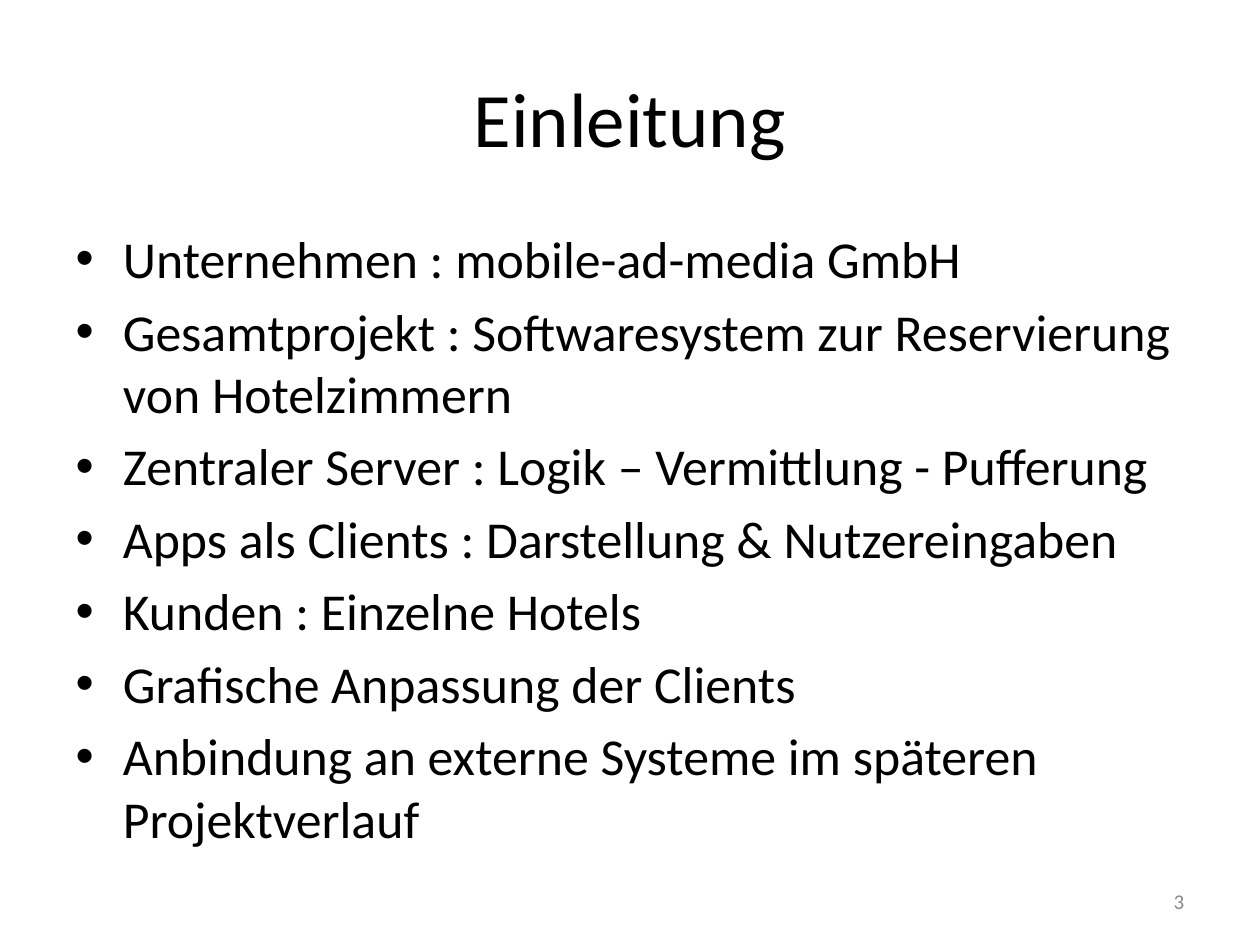
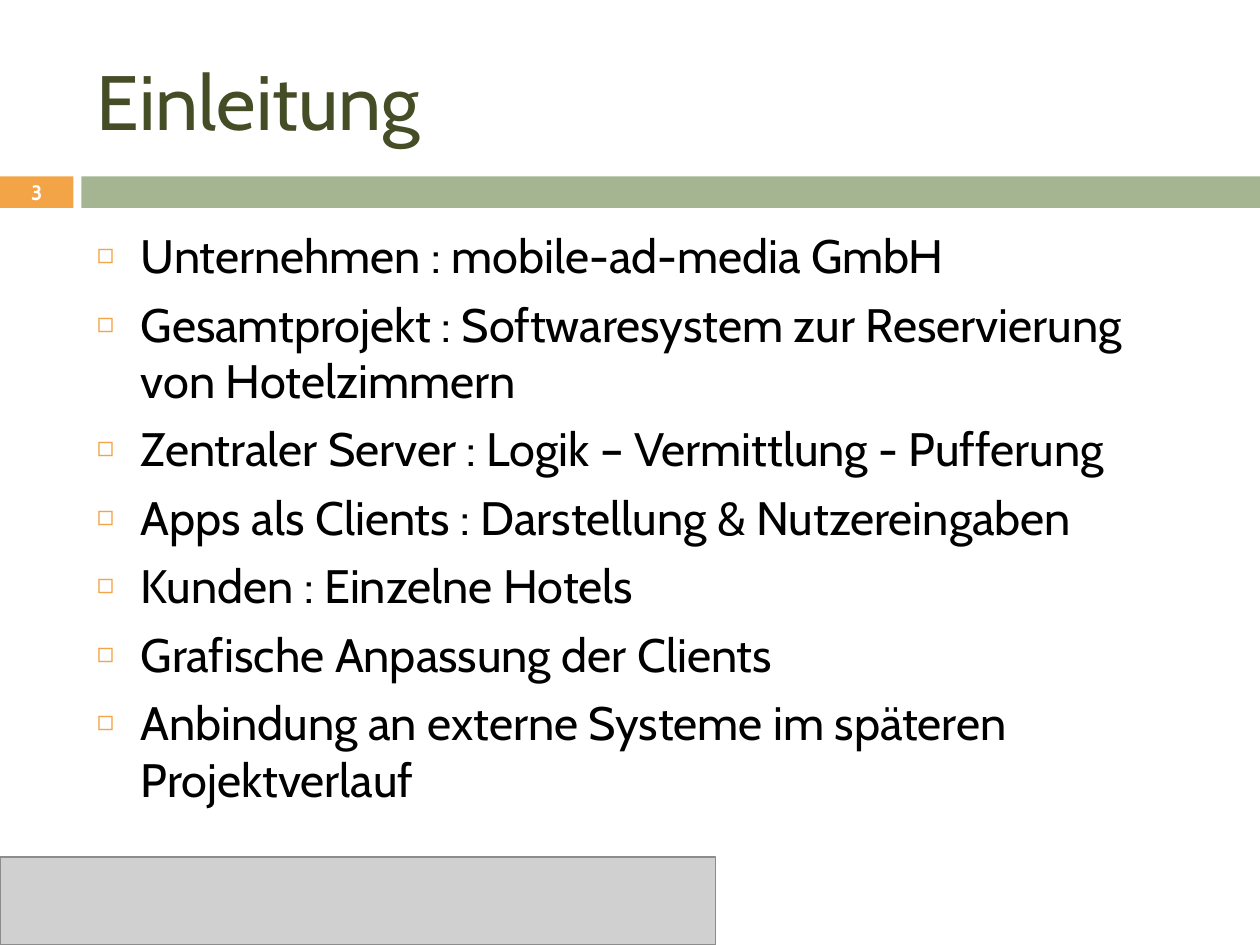
Before and after one commit to janhelmle/weiterbildung_fachinformatiker_ihk_projektantrag, a slide deck: slide 3 of praesentation/Projektpräsentation.pptx. Drawn at 1260x945 pixels with LibreOffice and Linux fonts; fonts in the diff are those of the drawing; grey boxes stand for pictures. Boxes give left, top, right and bottom in pixels: in the first picture for what was removed or moved away, otherwise in the second. Text is boxed around its words. In the diff, an @@ line names an element or a change of style, - is before the commit and + after.

```diff
--- a/praesentation/Projektpräsentation.pptx
+++ b/praesentation/Projektpräsentation.pptx
@@ title "Einleitung": place and size @@
-title "Einleitung" at (474,93,786,161)
+title "Einleitung" at (97,72,420,147)
@@ title "Einleitung" at (97,72,420,147): font Calibri to Cabin, text colour #000000 to #444D26; alignment centre to left @@
@@ page number: place and size @@
-page number at (1174,895,1185,909)
+page number at (31,185,42,201)
@@ page number at (31,185,42,201): size 12 to 11.9 pt, font Calibri to Cabin, text colour #8C8C8C to #FFFFFF, bold on; alignment right to centre @@
@@ rectangle added at (0,176,73,208), fill #F3A447 @@
@@ rectangle added at (82,176,1260,208), fill #A5B592 @@
@@ text "Unternehmen : mobile-ad-media GmbH": place and size @@
-text "Unternehmen : mobile-ad-media GmbH" at (123,242,1170,847)
+text "Unternehmen : mobile-ad-media GmbH" at (141,238,1122,808)
@@ text "Unternehmen : mobile-ad-media GmbH" at (141,238,1122,808): size 29.6 to 26.8 pt, font Calibri to Cabin; bullet • to ◻; more space between paragraphs @@
@@ picture added at (0,857,716,945) @@
```
Also in this commit, not shown: 16 other slides changed, 1 other file.
